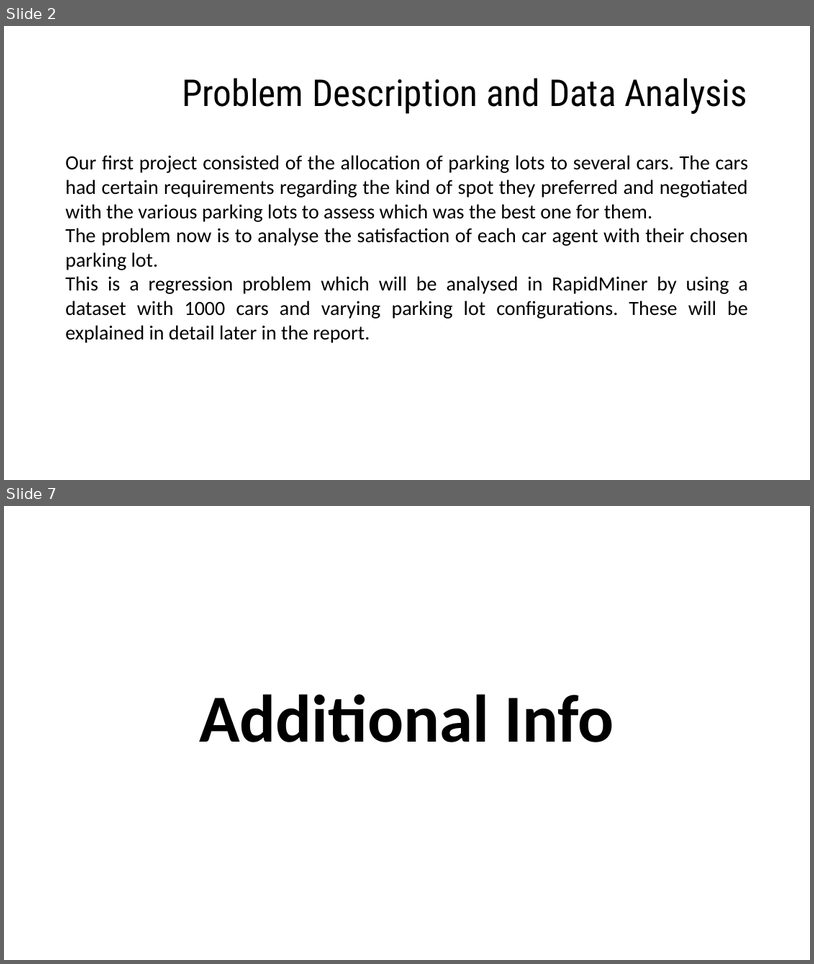
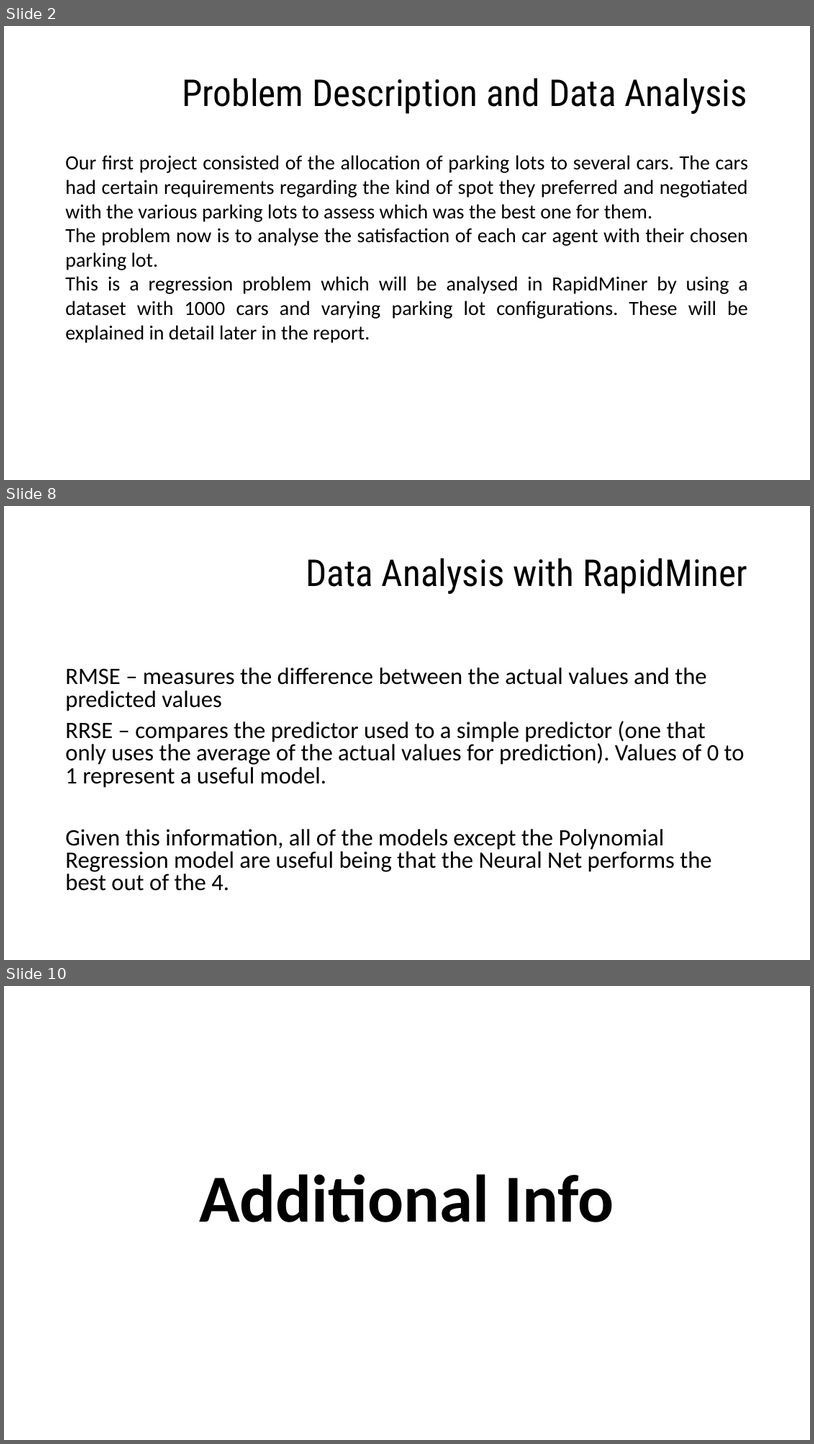
Before and after one commit to EZSPECIAL/AIAD18-19, a slide deck: TP2/docs/report.pptx. Shown one above the other, each under a label of ours: slides 2 and 7 before the commit, slides 2, 8 and 10 after it; the slides between them are not shown. The pictures are 814x964 and 814x1444 pixels, drawn with LibreOffice and Linux fonts; fonts in the diff are those of the drawing. Boxes give left, top, right and bottom in pixels: in the first picture for what was removed or moved away, otherwise in the second. Text is boxed around its words. In the diff, an @@ line names an element or a change of style, - is before the commit and + after.

Commit message:
Completed report text / Added pictures used

```diff
--- a/TP2/docs/report.pptx
+++ b/TP2/docs/report.pptx
@@ slide 8 added at <box>4,506,810,960</box>, background #FFFFFF @@
@@ title added at <box>306,558,748,594</box>, 44 pt, text #000000 @@
+Data Analysis with RapidMiner
@@ text added at <box>65,667,745,890</box>, 28 pt, text #000000 @@
+RMSE – measures the difference between the actual values and the predicted values
+RRSE – compares the predictor used to a simple predictor (one that only uses the average of the actual values for prediction). Values of 0 to 1 represent a useful model.
+Given this information, all of the models except the Polynomial Regression model are useful being that the Neural Net performs the best out of the 4.
@@ what was slide 7 is now slide 10 @@
```
Also in this commit, not shown: 5 slides changed, 5 other slides added, 2 slides removed, 7 other files.
